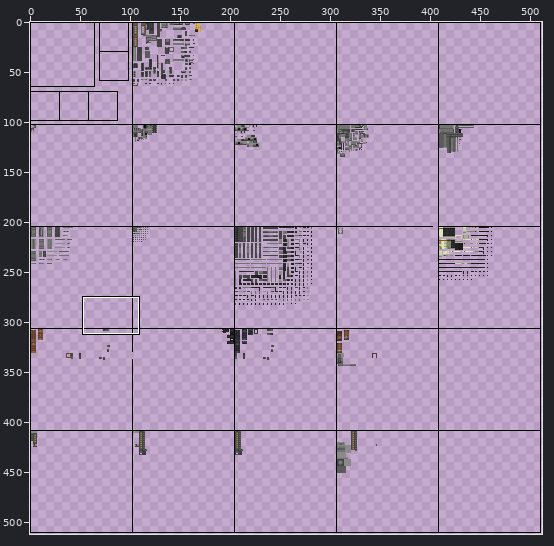
Sprite sheet: src/main/resources/assets/nukacraft/textures/guns/pistol10mm/pistol10mm.png. Above: a wide view before the commit, with the close-up outlined.
Close-up. Before:
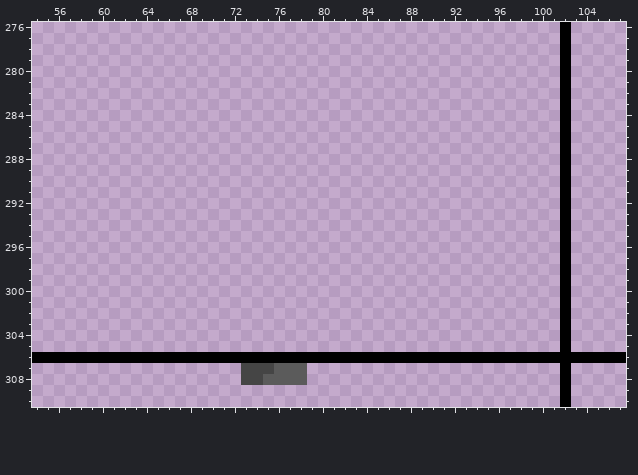
The file is 512x512 pixels. Colours within 5 levels of each other are drawn and written as one. Shown: x 54..107, y 276..310. The commit also changed other parts of the picture, which this record leaves out.
After the commit:
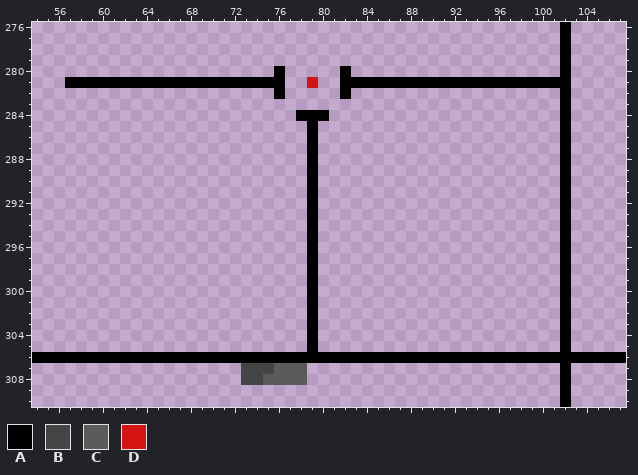
Palette (. is transparent): A #000000  B #454545  C #5b5b5b  D #d51414
What changed:
@@ x 54..107 @@
 279 ................................................A.....
-280 ................................................A.....
-281 ................................................A.....
-282 ................................................A.....
+280 ......................A.....A...................A.....
+281 ...AAAAAAAAAAAAAAAAAAAA..D..AAAAAAAAAAAAAAAAAAAAA.....
+282 ......................A.....A...................A.....
 283 ................................................A.....
-284 ................................................A.....
-285 ................................................A.....
-286 ................................................A.....
-287 ................................................A.....
-288 ................................................A.....
-289 ................................................A.....
-290 ................................................A.....
-291 ................................................A.....
-292 ................................................A.....
-293 ................................................A.....
-294 ................................................A.....
-295 ................................................A.....
-296 ................................................A.....
-297 ................................................A.....
-298 ................................................A.....
-299 ................................................A.....
-300 ................................................A.....
-301 ................................................A.....
-302 ................................................A.....
-303 ................................................A.....
-304 ................................................A.....
-305 ................................................A.....
+284 ........................AAA.....................A.....
+285 .........................A......................A.....
+286 .........................A......................A.....
+287 .........................A......................A.....
+288 .........................A......................A.....
+289 .........................A......................A.....
+290 .........................A......................A.....
+291 .........................A......................A.....
+292 .........................A......................A.....
+293 .........................A......................A.....
+294 .........................A......................A.....
+295 .........................A......................A.....
+296 .........................A......................A.....
+297 .........................A......................A.....
+298 .........................A......................A.....
+299 .........................A......................A.....
+300 .........................A......................A.....
+301 .........................A......................A.....
+302 .........................A......................A.....
+303 .........................A......................A.....
+304 .........................A......................A.....
+305 .........................A......................A.....
 306 AAAAAAAAAAAAAAAAAAAAAAAAAAAAAAAAAAAAAAAAAAAAAAAAAAAAAA
Boxes around the changes in both close-ups, in picture pixels (x1, y1, x2, y2):
added: (65, 66, 560, 352)
